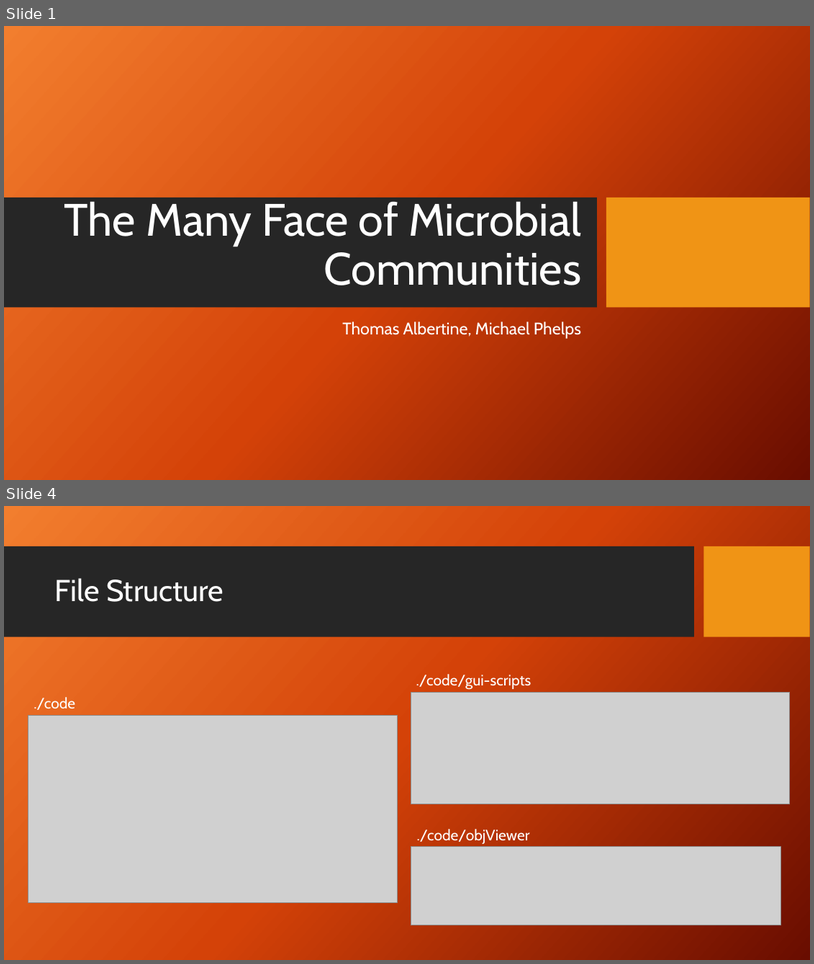
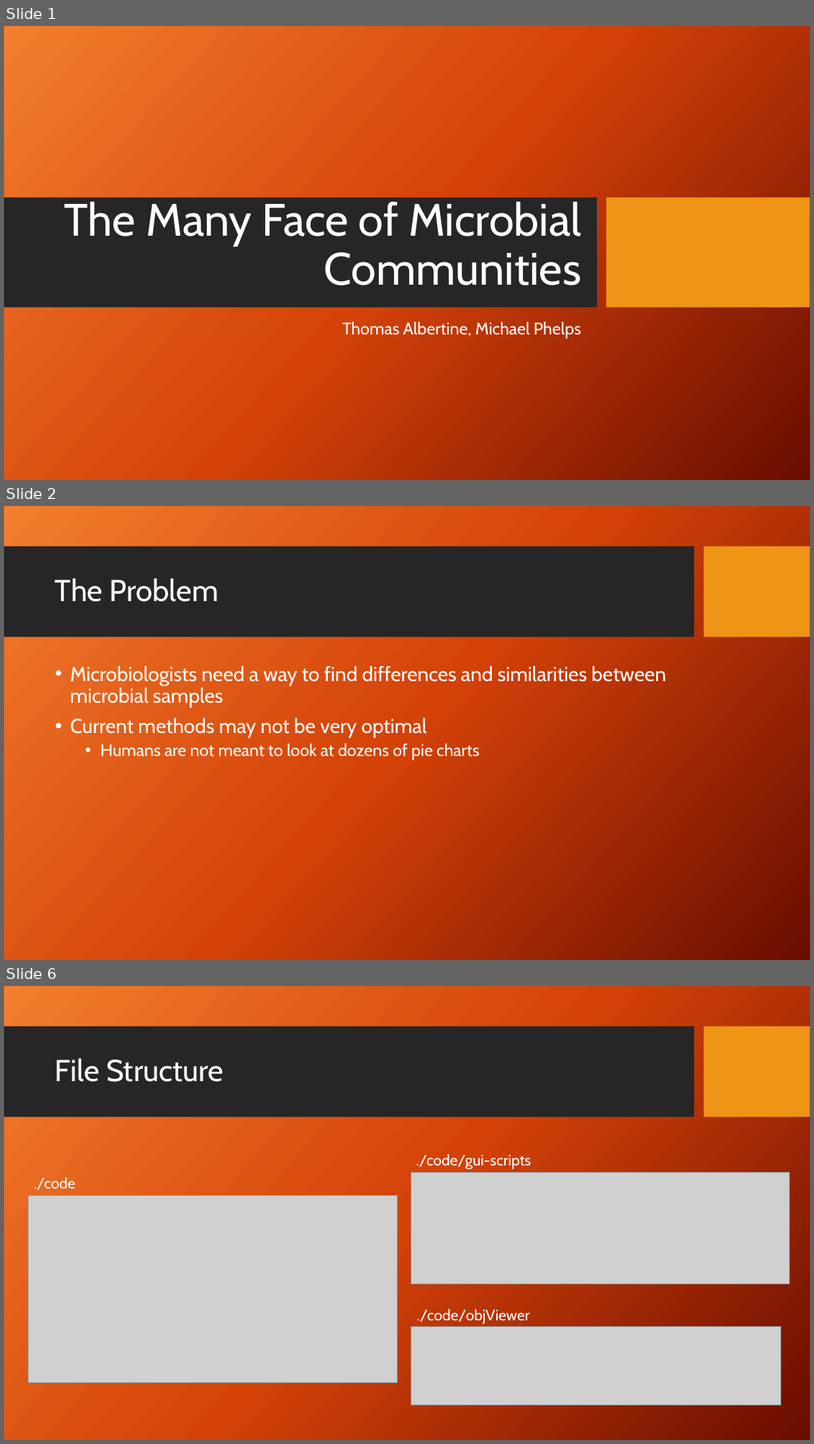
Before and after one commit to phelpsmi/MicrobialCommunityVisualation, a slide deck: documentation/betaProgressReport/winter_progress_video.pptx. Shown one above the other, each under a label of ours: slides 1 and 4 before the commit, slides 1, 2 and 6 after it; the slides between them are not shown. The pictures are 814x964 and 814x1444 pixels, drawn with LibreOffice and Linux fonts; fonts in the diff are those of the drawing; grey boxes stand for pictures; background and template pictures are left out. Boxes give left, top, right and bottom in pixels: in the first picture for what was removed or moved away, otherwise in the second. Text is boxed around its words. In the diff, an @@ line names an element or a change of style, - is before the commit and + after.

```diff
--- a/documentation/betaProgressReport/winter_progress_video.pptx
+++ b/documentation/betaProgressReport/winter_progress_video.pptx
@@ slide 2 added at bbox=[4, 506, 810, 960], background picture (left out); not listed: 2 template elements that a slide beside it also shows @@
@@ title added at bbox=[55, 578, 219, 602], 36 pt, text #FFFFFF @@
+The Problem
@@ text added at bbox=[70, 666, 666, 760], 24 pt, text #FFFFFF @@
+• Microbiologists need a way to find differences and similarities between microbial samples
+• Current methods may not be very optimal
+  • Humans are not meant to look at dozens of pie charts
@@ what was slide 4 is now slide 6 @@
```
Also in this commit, not shown: 2 slides changed, 3 other slides added, 3 other files.
